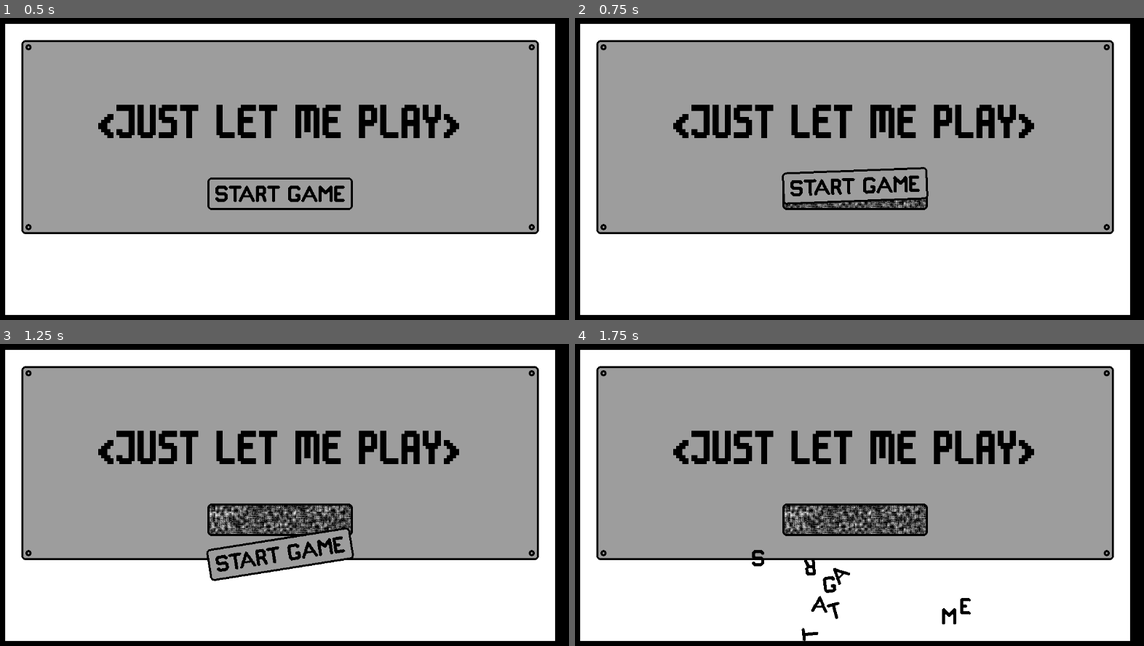
Above: before the commit, frames 1-4 (two rows, left to right).
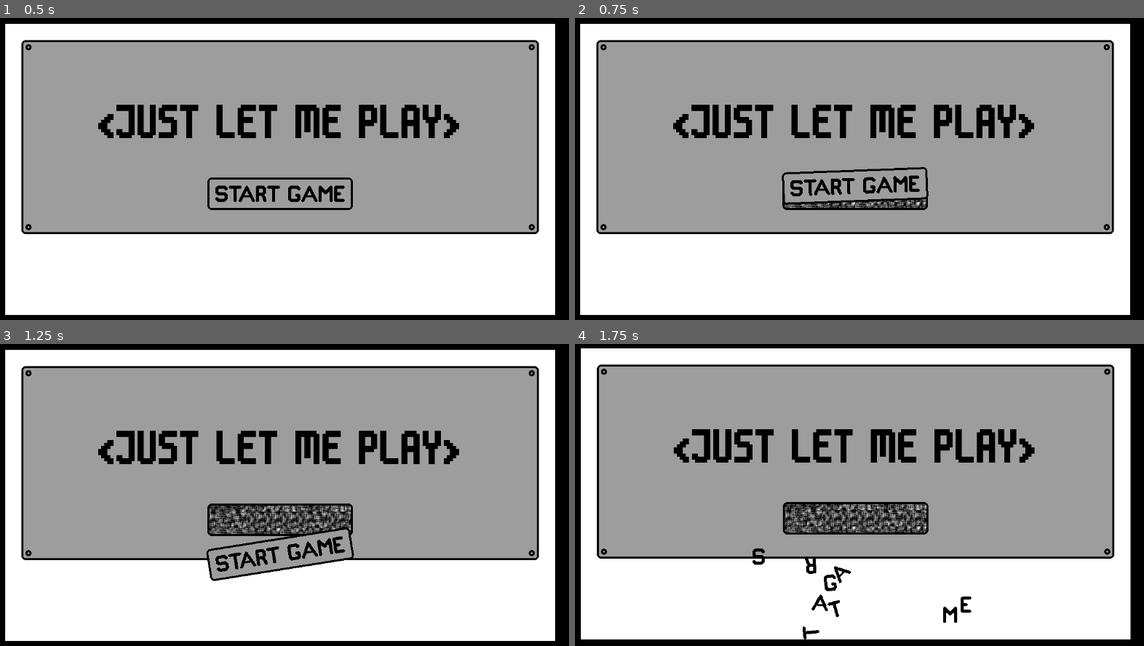
Above: after the commit, the same moments.

Repository: conor-wilson/secret-sapphire
Game: Godot game, scene res://scenes/main.tscn
Same seed, same stepped clock (60 frames per second), same inputs: the game is played once before the commit and once after it.
Inputs (mouse positions are in pixels of both pictures, inside the frame that each line leads up to):
- Up to frame 1 (0.5 s): no input
- Up to frame 2 (0.75 s): tap Enter at 0.5 s; move the mouse to (853, 193) at 0.52 s; click (853, 193) at 0.6 s
- Up to frame 3 (1.25 s): no input
- Up to frame 4 (1.75 s): move the mouse to (740, 513) at 1.27 s; click (740, 513) at 1.35 s

Frame 1 is identical in both runs. In frame 2, 0.3% of the frame differs, in the area x 36-62%, y 60-63%; in frame 3, 1.3%; in frame 4, 8.5%, in the area x 0-98%, y 1-99%.

Commit message:
Added screen shake when start-game button breaks

Diff:
--- /dev/null
+++ b/let-me-play/scenes/main.gd
@@ -0,0 +1,30 @@
+extends Node
+
+var screen_shake_strength:float = 0.0
+var screen_shake_fade:float     = 5.0
+
+# Called every frame. 'delta' is the elapsed time since the previous frame.
+func _process(delta: float) -> void:
+	apply_screen_shake(delta)
+
+func apply_screen_shake(delta: float):
+
+	# No shake required if the strength is below the shake threshold
+	if screen_shake_strength <= 0.001:
+		screen_shake_strength = 0
+		return
+
+	# Shake the screen
+	$Camera2D.offset = Vector2(
+		randf_range(-screen_shake_strength, screen_shake_strength),
+		randf_range(-screen_shake_strength, screen_shake_strength),
+	)
+
+	# Fade the screen shake for the next time
+	screen_shake_strength = lerpf(screen_shake_strength, 0, screen_shake_fade*delta)
+
+
+func _on_main_menu_shake_screen(strength:float, fade:float) -> void:
+	screen_shake_strength = strength
+	if fade != 0:
+		screen_shake_fade = fade
--- a/let-me-play/scenes/main.tscn
+++ b/let-me-play/scenes/main.tscn
@@ -1,7 +1,14 @@
-[gd_scene load_steps=2 format=3 uid="uid://drpjvxm3qjcl7"]
+[gd_scene load_steps=3 format=3 uid="uid://drpjvxm3qjcl7"]
 
+[ext_resource type="Script" path="res://scenes/main.gd" id="1_lvo15"]
 [ext_resource type="PackedScene" uid="uid://5ctllddc4obb" path="res://scenes/main_menu.tscn" id="1_mw4j5"]
 
 [node name="Main" type="Node"]
+script = ExtResource("1_lvo15")
 
 [node name="MainMenu" parent="." instance=ExtResource("1_mw4j5")]
+
+[node name="Camera2D" type="Camera2D" parent="."]
+position = Vector2(576, 324)
+
+[connection signal="shake_screen" from="MainMenu" to="." method="_on_main_menu_shake_screen"]
--- a/let-me-play/scenes/main_menu.gd
+++ b/let-me-play/scenes/main_menu.gd
@@ -1,15 +1,8 @@
 extends Node2D
 
-
-# Called when the node enters the scene tree for the first time.
-func _ready() -> void:
-	pass # Replace with function body.
-
-
-# Called every frame. 'delta' is the elapsed time since the previous frame.
-func _process(delta: float) -> void:
-	pass
+signal shake_screen(strength:float, fade:float)
 
 func _on_start_button_collision() -> void:
+	shake_screen.emit(30.0, 5.0)
 	for letter in $Letters.get_children():
 		letter.spawn()
